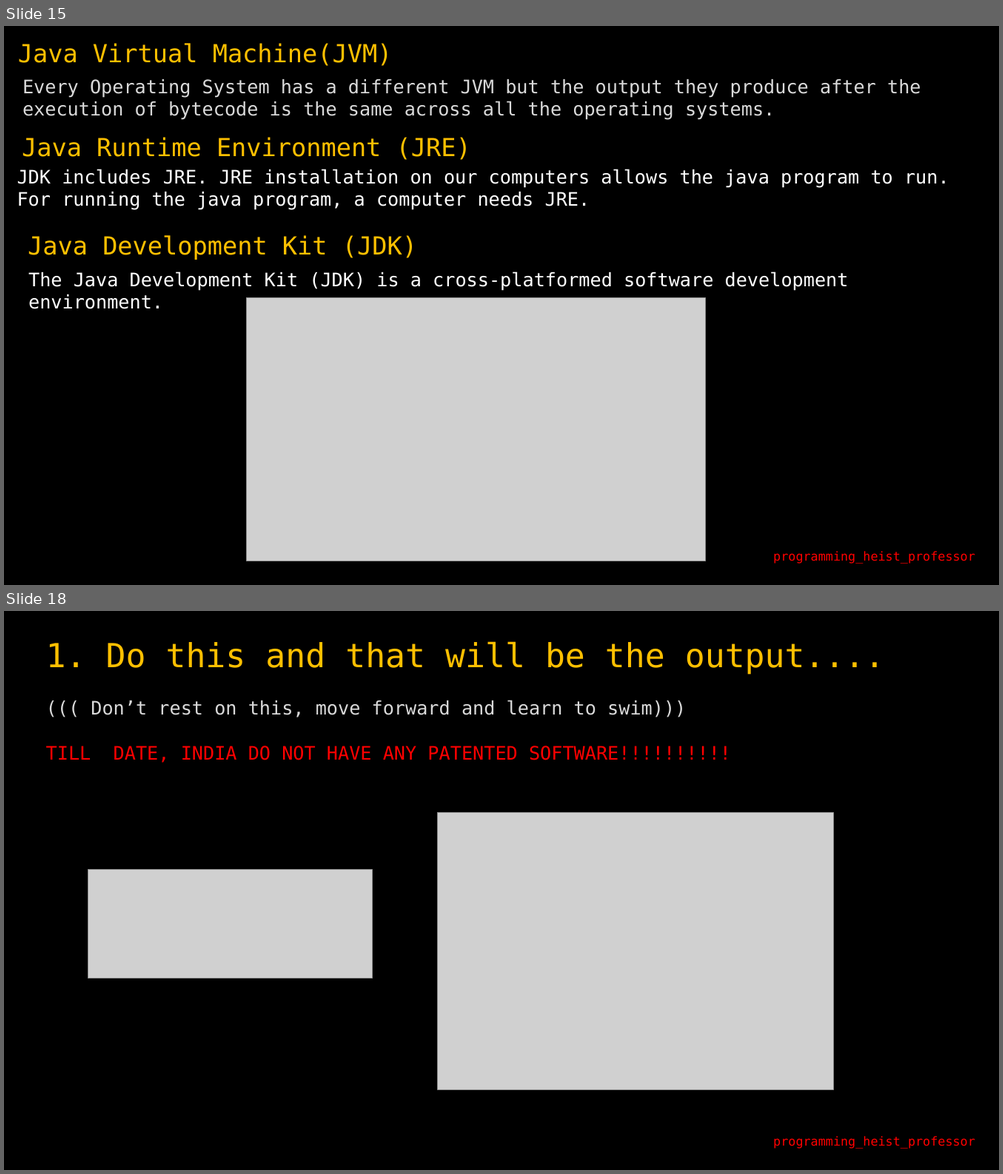
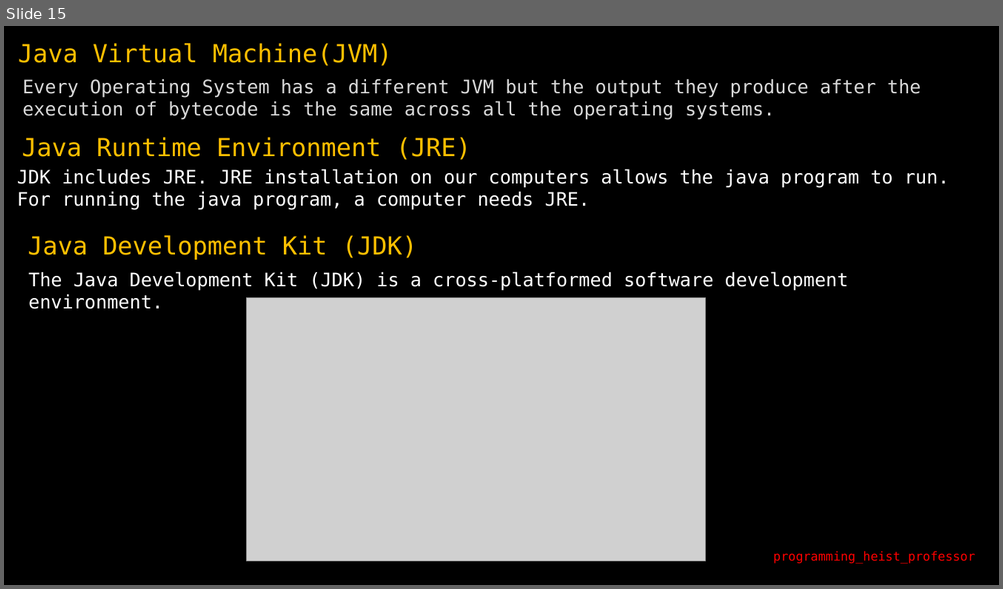
Before and after one commit to krishankansal/BCA1004T_Object_Oriented_Programming_Using_Java, a slide deck: Unit-I/ppt/WhyJava_1.pptx. Shown one above the other, each under a label of ours: slides 15 and 18 before the commit, slide 15 after it; the slides between them are not shown. The pictures are 1003x1174 and 1003x589 pixels, drawn with LibreOffice and Linux fonts; fonts in the diff are those of the drawing; grey boxes stand for pictures. Boxes give left, top, right and bottom in pixels: in the first picture for what was removed or moved away, otherwise in the second. Text is boxed around its words. In the diff, an @@ line names an element or a change of style, - is before the commit and + after.

```diff
--- a/Unit-I/ppt/WhyJava_1.pptx
+++ b/Unit-I/ppt/WhyJava_1.pptx
@@ slide 18 removed at (4, 611, 999, 1170), background #000000 @@
@@ text removed at (46, 641, 885, 763) @@
-1. Do this and that will be the output....
-((( Don’t rest on this, move forward and learn to swim)))
-TILL DATE, INDIA DO NOT HAVE ANY PATENTED SOFTWARE!!!!!!!!!!
@@ picture removed at (438, 813, 834, 1090) @@
@@ picture removed at (88, 870, 372, 978) @@
@@ text removed at (773, 1136, 975, 1149) @@
-programming_heist_professor
```
Also in this commit, not shown: 11 slides changed, 4 other slides removed.
